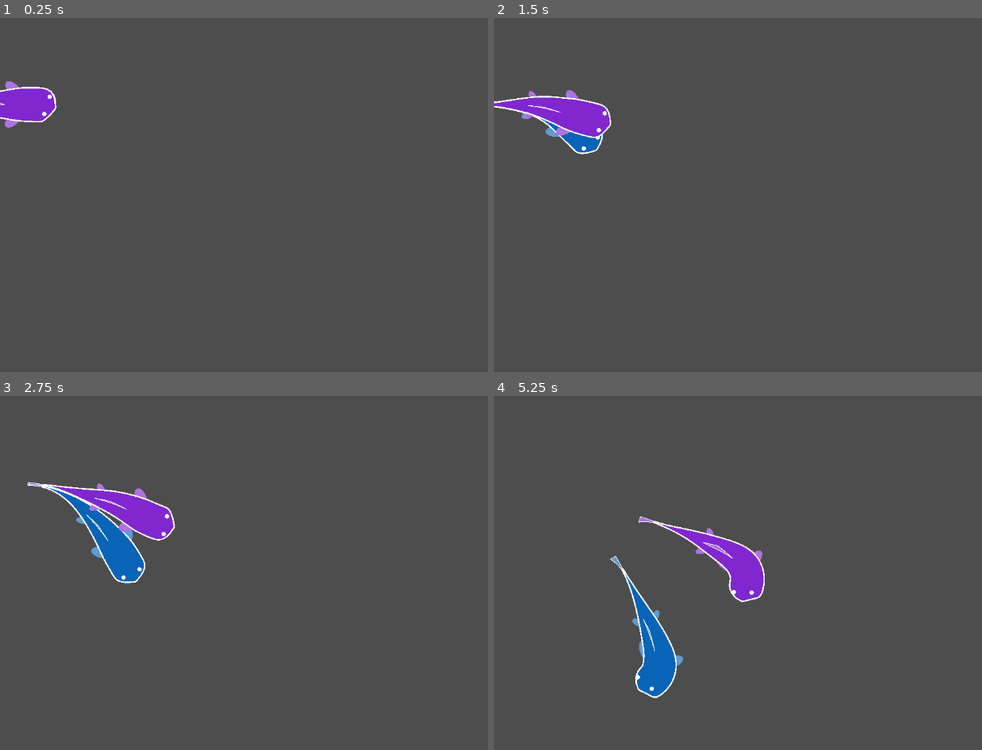
Above: before the commit, frames 1-4 (two rows, left to right).
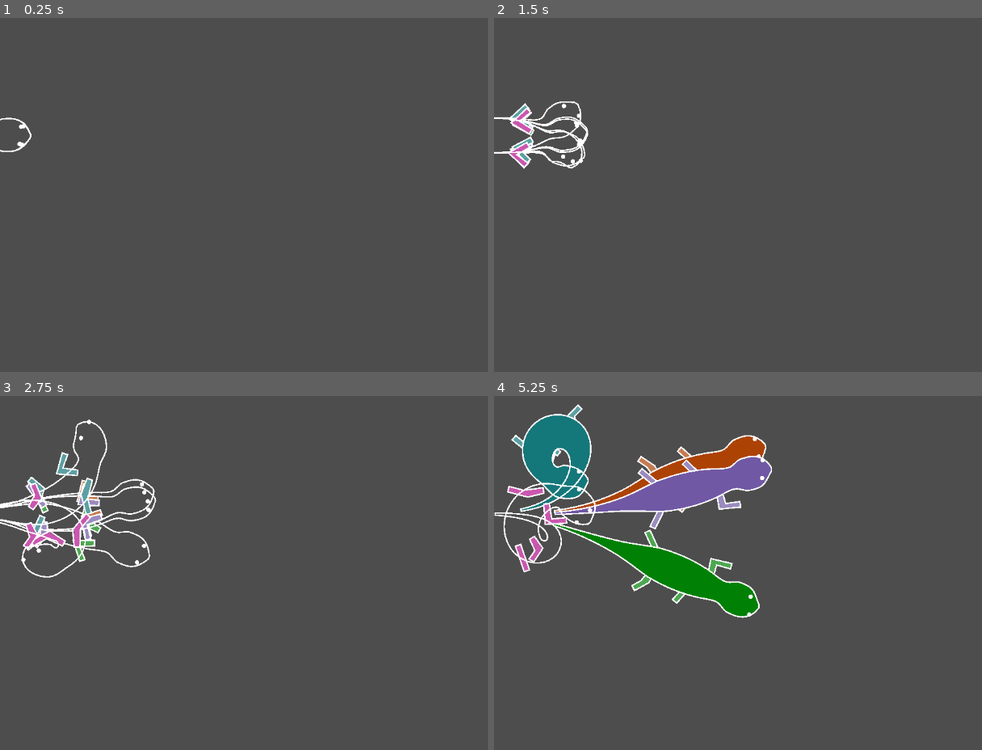
Above: after the commit, the same moments.

Repository: vladilima/ProceduralAnimationTest
Game: Godot game, scene res://Scenes/world.tscn
The game is run twice, just before and just after one commit, with the same random seed, the same clock (stepped at 60 frames per second) and the same inputs.
Inputs (mouse positions are in pixels of both pictures, inside the frame that each line leads up to):
- Up to frame 1 (0.25 s): no input
- Up to frame 2 (1.5 s): move the mouse to (957, 173) at 0.52 s; move the mouse to (689, 209) at 1.27 s
- Up to frame 3 (2.75 s): move the mouse to (385, 488) at 2.02 s
- Up to frame 4 (5.25 s): move the mouse to (786, 640) at 2.77 s; move the mouse to (outside the picture) at 3.52 s; move the mouse to (620, 512) at 4.27 s; move the mouse to (850, 569) at 5.02 s

The runs differ from the first frame. In frame 1, 1.2% of the frame differs, in the area x 0-12%, y 17-38%; in frame 2, 3.0%; in frame 3, 5.5%; in frame 4, 15%, in the area x 0-57%, y 2-86%.

Commit message:
Added Lizards with IK legs
Inverse Kinematics is sooo easy bro just go back in time and invent calculus or something

Diff:
--- /dev/null
+++ b/Scenes/lizard.tscn
@@ -0,0 +1,69 @@
+[gd_scene load_steps=5 format=3 uid="uid://b0t4edwdkw6ty"]
+
+[ext_resource type="Script" path="res://Scripts/lizard.gd" id="1_nyyi4"]
+[ext_resource type="PackedScene" uid="uid://bgri4rsalbs7q" path="res://Scenes/tests/IK_Limb.tscn" id="2_s1uh7"]
+[ext_resource type="Texture2D" uid="uid://bi5t22r2c2k15" path="res://Resources/eye.png" id="2_vcpxw"]
+
+[sub_resource type="Curve" id="Curve_uvf0o"]
+min_value = 0.1
+max_value = 64.0
+bake_resolution = 80
+_data = [Vector2(0, 5.71758), 0.0, 1488.66, 0, 0, Vector2(0.117925, 58.3824), 0.0, 0.0, 0, 0, Vector2(0.183962, 39.4231), 0.0, 0.0, 0, 0, Vector2(0.259434, 50.6582), 163.753, 163.753, 0, 0, Vector2(0.509434, 55.5736), -110.271, -165.407, 0, 0, Vector2(0.683962, 23.9747), -129.017, -129.017, 0, 0, Vector2(1, 3.61098), -21.2666, 0.0, 0, 0]
+point_count = 7
+
+[node name="Lizard" type="Node2D"]
+script = ExtResource("1_nyyi4")
+BodyColor = Color(0, 0.503575, 0.0228123, 1)
+SegmentLength = 10
+CreatureWidth = SubResource("Curve_uvf0o")
+
+[node name="Points" type="Node" parent="."]
+
+[node name="Anchor" type="Marker2D" parent="Points"]
+position = Vector2(0, 400)
+
+[node name="Point" type="Marker2D" parent="Points"]
+position = Vector2(-256, 408)
+
+[node name="Legs" type="Node2D" parent="."]
+
+[node name="FrontLeftLeg" parent="Legs" instance=ExtResource("2_s1uh7")]
+segment_length = 64
+reverse_elbow = true
+
+[node name="FrontRightLeg" parent="Legs" instance=ExtResource("2_s1uh7")]
+segment_length = 64
+
+[node name="BackLeftLeg" parent="Legs" instance=ExtResource("2_s1uh7")]
+segment_length = 48
+
+[node name="BackRightLeg" parent="Legs" instance=ExtResource("2_s1uh7")]
+segment_length = 48
+reverse_elbow = true
+
+[node name="Shape" type="Polygon2D" parent="."]
+
+[node name="Outline" type="Line2D" parent="."]
+closed = true
+width = 5.0
+joint_mode = 2
+antialiased = true
+
+[node name="Line" type="Line2D" parent="."]
+visible = false
+joint_mode = 2
+
+[node name="Eyes" type="Node2D" parent="."]
+scale = Vector2(0.03, 0.03)
+
+[node name="Eye1" type="Sprite2D" parent="Eyes"]
+position = Vector2(-1066.67, -1066.67)
+texture = ExtResource("2_vcpxw")
+
+[node name="Eye2" type="Sprite2D" parent="Eyes"]
+position = Vector2(-1066.67, 1066.67)
+texture = ExtResource("2_vcpxw")
+
+[node name="Timer" type="Timer" parent="."]
+wait_time = 5.0
+one_shot = true
--- /dev/null
+++ b/Scenes/tests/IK_Limb.tscn
@@ -0,0 +1,38 @@
+[gd_scene load_steps=3 format=3 uid="uid://bgri4rsalbs7q"]
+
+[ext_resource type="Script" path="res://Scripts/tests/ik_limb.gd" id="1_owjtj"]
+
+[sub_resource type="CircleShape2D" id="CircleShape2D_wja71"]
+
+[node name="IK_Limb" type="Node2D"]
+script = ExtResource("1_owjtj")
+segment_length = 128
+
+[node name="Arm_Line" type="Line2D" parent="."]
+width = 20.0
+default_color = Color(0.0431373, 0.588235, 0.0431373, 1)
+joint_mode = 2
+
+[node name="Outline" type="Line2D" parent="."]
+closed = true
+width = 5.0
+
+[node name="Arm" type="Node2D" parent="."]
+
+[node name="Shoulder" type="Marker2D" parent="Arm"]
+
+[node name="Elbow" type="Marker2D" parent="Arm"]
+position = Vector2(64, 0)
+
+[node name="Hand" type="Marker2D" parent="Arm"]
+position = Vector2(128, 0)
+
+[node name="Target" type="Marker2D" parent="."]
+visible = false
+position = Vector2(128, 0)
+
+[node name="CollisionShape2D" type="CollisionShape2D" parent="Target"]
+shape = SubResource("CircleShape2D_wja71")
+
+[node name="Camera2D" type="Camera2D" parent="."]
+enabled = false
--- /dev/null
+++ b/Scenes/tests/IK_Limb2.tscn
@@ -0,0 +1,63 @@
+[gd_scene load_steps=3 format=3 uid="uid://cy1gkqcbmekh1"]
+
+[ext_resource type="Script" path="res://Scripts/tests/ik_limb.gd" id="1_7oa6f"]
+
+[sub_resource type="CircleShape2D" id="CircleShape2D_wja71"]
+
+[node name="Node2D" type="Node2D"]
+
+[node name="Camera2D" type="Camera2D" parent="."]
+enabled = false
+
+[node name="IK_Limb" type="Node2D" parent="."]
+position = Vector2(64, 0)
+script = ExtResource("1_7oa6f")
+segment_length = 128
+
+[node name="Line2D" type="Line2D" parent="IK_Limb"]
+width = 20.0
+default_color = Color(0.0413, 0.59, 0.0413, 1)
+joint_mode = 2
+
+[node name="Arm" type="Node2D" parent="IK_Limb"]
+
+[node name="Shoulder" type="Marker2D" parent="IK_Limb/Arm"]
+
+[node name="Elbow" type="Marker2D" parent="IK_Limb/Arm"]
+position = Vector2(64, 0)
+
+[node name="Hand" type="Marker2D" parent="IK_Limb/Arm"]
+position = Vector2(128, 0)
+
+[node name="Target" type="Marker2D" parent="IK_Limb"]
+position = Vector2(128, 0)
+
+[node name="CollisionShape2D" type="CollisionShape2D" parent="IK_Limb/Target"]
+shape = SubResource("CircleShape2D_wja71")
+
+[node name="IK_Limb2" type="Node2D" parent="."]
+position = Vector2(-64, 0)
+script = ExtResource("1_7oa6f")
+segment_length = 128
+reverse_elbow = true
+
+[node name="Line2D" type="Line2D" parent="IK_Limb2"]
+width = 20.0
+default_color = Color(0.0413, 0.59, 0.0413, 1)
+joint_mode = 2
+
+[node name="Arm" type="Node2D" parent="IK_Limb2"]
+
+[node name="Shoulder" type="Marker2D" parent="IK_Limb2/Arm"]
+
+[node name="Elbow" type="Marker2D" parent="IK_Limb2/Arm"]
+position = Vector2(64, 0)
+
+[node name="Hand" type="Marker2D" parent="IK_Limb2/Arm"]
+position = Vector2(128, 0)
+
+[node name="Target" type="Marker2D" parent="IK_Limb2"]
+position = Vector2(128, 0)
+
+[node name="CollisionShape2D" type="CollisionShape2D" parent="IK_Limb2/Target"]
+shape = SubResource("CircleShape2D_wja71")
--- a/Scenes/world.tscn
+++ b/Scenes/world.tscn
@@ -1,6 +1,6 @@
 [gd_scene load_steps=2 format=3 uid="uid://d31c5gtowpsxr"]
 
-[ext_resource type="PackedScene" uid="uid://bscn8bo3ud3s1" path="res://Scenes/fish.tscn" id="2_x3o0u"]
+[ext_resource type="PackedScene" uid="uid://b0t4edwdkw6ty" path="res://Scenes/lizard.tscn" id="1_3glmd"]
 
 [node name="World" type="Node2D"]
 
@@ -8,20 +8,21 @@
 position = Vector2(1088, 600)
 zoom = Vector2(0.5, 0.5)
 
-[node name="Fish" parent="." instance=ExtResource("2_x3o0u")]
+[node name="Lizard" parent="." instance=ExtResource("1_3glmd")]
 FollowsMouse = false
 
-[node name="Fish2" parent="." instance=ExtResource("2_x3o0u")]
-BodyColor = Color(0, 0.459042, 0.401229, 1)
+[node name="Lizard2" parent="." instance=ExtResource("1_3glmd")]
+FollowsMouse = false
+BodyColor = Color(0.680131, 0.261436, 0.0226739, 1)
 
-[node name="Fish3" parent="." instance=ExtResource("2_x3o0u")]
-BodyColor = Color(0.574614, 0.321649, 9.62615e-08, 1)
+[node name="Lizard3" parent="." instance=ExtResource("1_3glmd")]
+FollowsMouse = false
+BodyColor = Color(0.440227, 0.347655, 0.648689, 1)
 
-[node name="Fish4" parent="." instance=ExtResource("2_x3o0u")]
-BodyColor = Color(0.0392157, 0.894118, 0.721569, 1)
+[node name="Lizard4" parent="." instance=ExtResource("1_3glmd")]
+FollowsMouse = false
+BodyColor = Color(0.0804813, 0.46934, 0.482219, 1)
 
-[node name="Fish5" parent="." instance=ExtResource("2_x3o0u")]
-BodyColor = Color(0.71283, 0.113731, 0.231628, 1)
-
-[node name="Fish6" parent="." instance=ExtResource("2_x3o0u")]
-BodyColor = Color(0.502741, 0.154067, 0.816568, 1)
+[node name="Lizard5" parent="." instance=ExtResource("1_3glmd")]
+FollowsMouse = false
+BodyColor = Color(0.703171, 0.0608867, 0.553387, 1)
--- /dev/null
+++ b/Scripts/lizard.gd
@@ -0,0 +1,76 @@
+extends Creature
+
+## Node References ##
+@onready var FrontLeftLeg = $Legs/FrontLeftLeg
+@onready var FrontRightLeg = $Legs/FrontRightLeg
+var front_left_target : Vector2 = Vector2.ZERO
+var front_right_target : Vector2 = Vector2.ZERO
+
+@onready var BackLeftLeg = $Legs/BackLeftLeg
+@onready var BackRightLeg = $Legs/BackRightLeg
+var back_left_target : Vector2 = Vector2.ZERO
+var back_right_target : Vector2 = Vector2.ZERO
+
+var Legs : Array[Node]
+
+
+# Called when the node enters the scene tree for the first time.
+func _ready() -> void:
+	initialize_creature()
+
+	var SecondaryColor = BodyColor.lightened(.3)
+
+	Legs = $Legs.get_children()
+	for Leg in Legs:
+		Leg.limb_color = SecondaryColor
+		Leg._ready()
+
+
+# Called every frame. 'delta' is the elapsed time since the previous frame.
+func _process(delta: float) -> void:
+	update_creature(delta)
+
+	## Moves and Handles Legs ##
+
+	# Front Leg Positions #
+	var FrontLegsAngle = points[20].get_angle_to(points[19].position)
+	var FrontLegPos = parametric_constructor(SegmentSize[20], FrontLegsAngle)
+	FrontLeftLeg.position = points[20].position - FrontLegPos / 2
+	FrontRightLeg.position = points[20].position + FrontLegPos / 2
+
+	# Front Leg Targets
+	if FrontLeftLeg.TargetMarker.global_position.distance_to(points[20].global_position) > FrontLeftLeg.segment_length * 2.5:
+		front_left_target = points[14].global_position - FrontLegPos * 2
+	FrontLeftLeg.TargetMarker.global_position = front_left_target
+	FrontLeftLeg.look_at(front_left_target)
+
+	if FrontRightLeg.TargetMarker.global_position.distance_to(points[20].global_position) > FrontRightLeg.segment_length * 2.5:
+		front_right_target = points[14].global_position + FrontLegPos * 2
+	FrontRightLeg.TargetMarker.global_position = front_right_target
+	FrontRightLeg.look_at(front_right_target)
+
+
+	# Back Leg Positions #
+	var BackLegsAngle = points[40].get_angle_to(points[39].position)
+	var BackLegPos = parametric_constructor(SegmentSize[40], BackLegsAngle)
+	BackLeftLeg.position = points[40].position - BackLegPos / 2
+	BackRightLeg.position = points[40].position + BackLegPos / 2
+
+	# Back Leg Targets
+	if BackLeftLeg.TargetMarker.global_position.distance_to(points[40].global_position) > BackLeftLeg.segment_length * 3:
+		back_left_target = points[35].global_position - BackLegPos * 2
+	BackLeftLeg.TargetMarker.global_position = back_left_target
+	BackLeftLeg.look_at(back_left_target)
+
+	if BackRightLeg.TargetMarker.global_position.distance_to(points[40].global_position) > BackRightLeg.segment_length * 3:
+		back_right_target = points[35].global_position + BackLegPos * 2
+	BackRightLeg.TargetMarker.global_position = back_right_target
+	BackRightLeg.look_at(back_right_target)
+
+
+# Returns Vector2 result of parametric equation
+func parametric_constructor(radius, angle) -> Vector2:
+	var circle_point_x = radius * cos(angle + PI / 2)
+	var circle_point_y = radius * sin(angle + PI / 2)
+
+	return Vector2(circle_point_x, circle_point_y)
--- /dev/null
+++ b/Scripts/tests/ik_limb.gd
@@ -0,0 +1,103 @@
+extends Node2D
+
+## Node References ##
+@onready var Line : Line2D = $Arm_Line
+@onready var Outline : Line2D = $Outline
+@onready var TargetMarker : Marker2D = $Target
+@onready var Points : Array[Node] = $Arm.get_children()
+
+## Limb Parameters ##
+@export var segment_length : int = 64
+@export var targeting_mouse : bool = false
+@export var reverse_elbow : bool = false
+@export var limb_color : Color = Color.WHITE
+var going_up : bool = false
+
+# Called when the node enters the scene tree for the first time.
+func _ready() -> void:
+	Line.default_color = limb_color
+
+
+# Called every frame. 'delta' is the elapsed time since the previous frame.
+func _process(delta: float) -> void:
+	var target_pos = TargetMarker.global_position
+	if targeting_mouse:
+		target_pos = get_global_mouse_position()
+		TargetMarker.global_position = target_pos
+		look_at(target_pos)
+	#else:
+		#if left_side:
+			#target_pos.x = -segment_length * 1.5
+		#else:
+			#target_pos.x = segment_length * 1.5
+		#
+		#if target_pos.y < -segment_length or not going_up:
+			#target_pos.y += delta * 400
+			#going_up = false
+		#if target_pos.y > segment_length or going_up:
+			#target_pos.y -= delta * 900
+			#going_up = true
+		#look_at(target_pos)
+
+	var distance = (global_position - target_pos).length()
+
+	var angle = acos(distance / (segment_length * 2))
+
+	if reverse_elbow:
+		angle = -angle
+
+	var elbow_pos = Vector2(cos(angle) * segment_length, sin(angle) * segment_length)
+	var hand_pos = clamp(distance, 0, segment_length * 2)
+	$Arm/Elbow.position = elbow_pos
+	$Arm/Hand.position.x = hand_pos
+
+	Line.clear_points()
+	var i = 0
+	var outline_radius = 10
+	var left_side : Array
+	var right_side : Array
+
+
+
+	var direction = ($Arm/Shoulder.position - $Arm/Shoulder.position).angle()
+	angle = get_angle_to($Arm/Elbow.global_position)
+
+	var left_side_shoulder_x = outline_radius * cos(angle - PI / 2)
+	var left_side_shoulder_y = outline_radius * sin(angle - PI / 2)
+	left_side.append($Arm/Shoulder.position + Vector2(left_side_shoulder_x, left_side_shoulder_y))
+
+	var right_side_shoulder_x = outline_radius * cos(angle + PI / 2)
+	var right_side_shoulder_y = outline_radius * sin(angle + PI / 2)
+	right_side.append($Arm/Shoulder.position + Vector2(right_side_shoulder_x, right_side_shoulder_y))
+
+	for point in Points:
+		Line.add_point(point.position)
+
+
+	var outline_offset = 10
+	if reverse_elbow:
+		outline_offset = -10
+
+	direction = Points[1].position.direction_to(Points[2].position)
+	angle = direction.angle()
+	var left_side_x = outline_radius * cos(angle - PI / 2)
+	var left_side_y = outline_radius * sin(angle - PI / 2)
+	left_side.append(Points[1].position + Vector2(left_side_x + outline_offset, left_side_y + outline_offset * angle))
+
+	var right_side_x = outline_radius * cos(angle + PI / 2)
+	var right_side_y = outline_radius * sin(angle + PI / 2)
+	right_side.append(Points[1].position + Vector2(right_side_x - outline_offset, right_side_y - outline_offset * angle))
+
+	left_side_x = outline_radius * cos(angle - PI / 2)
+	left_side_y = outline_radius * sin(angle - PI / 2)
+	left_side.append(Points[2].position + Vector2(left_side_x, left_side_y))
+
+	right_side_x = outline_radius * cos(angle + PI / 2)
+	right_side_y = outline_radius * sin(angle + PI / 2)
+	right_side.append(Points[2].position + Vector2(right_side_x, right_side_y))
+
+
+
+	right_side.reverse()
+	left_side.append_array(right_side)
+	Outline.points = left_side
